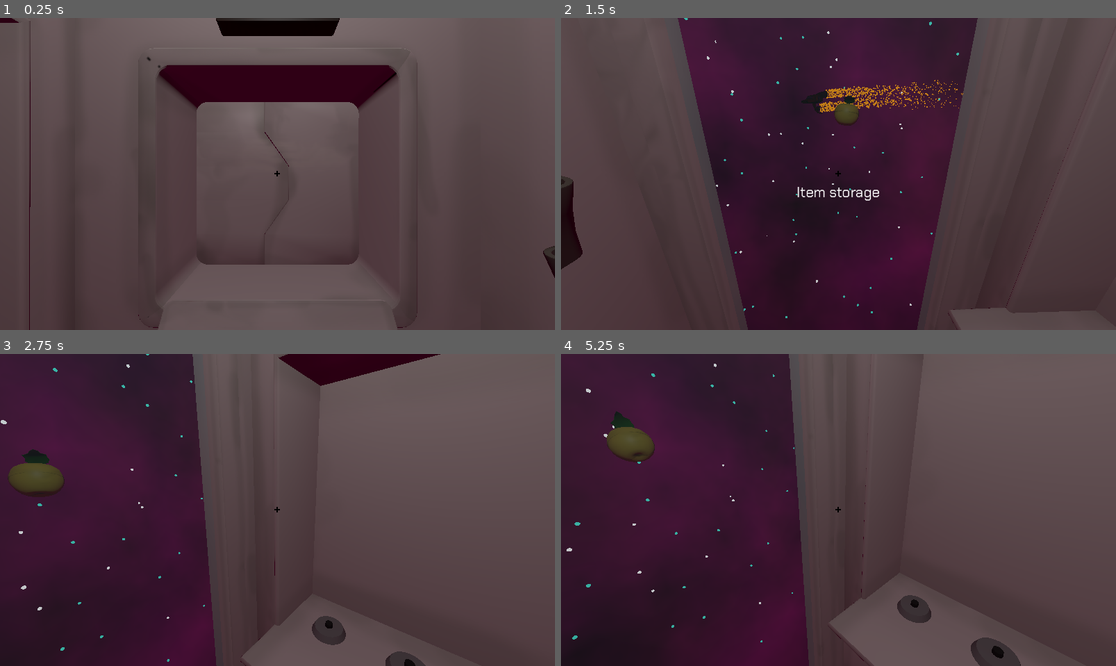
Above: before the commit, frames 1-4 (two rows, left to right).
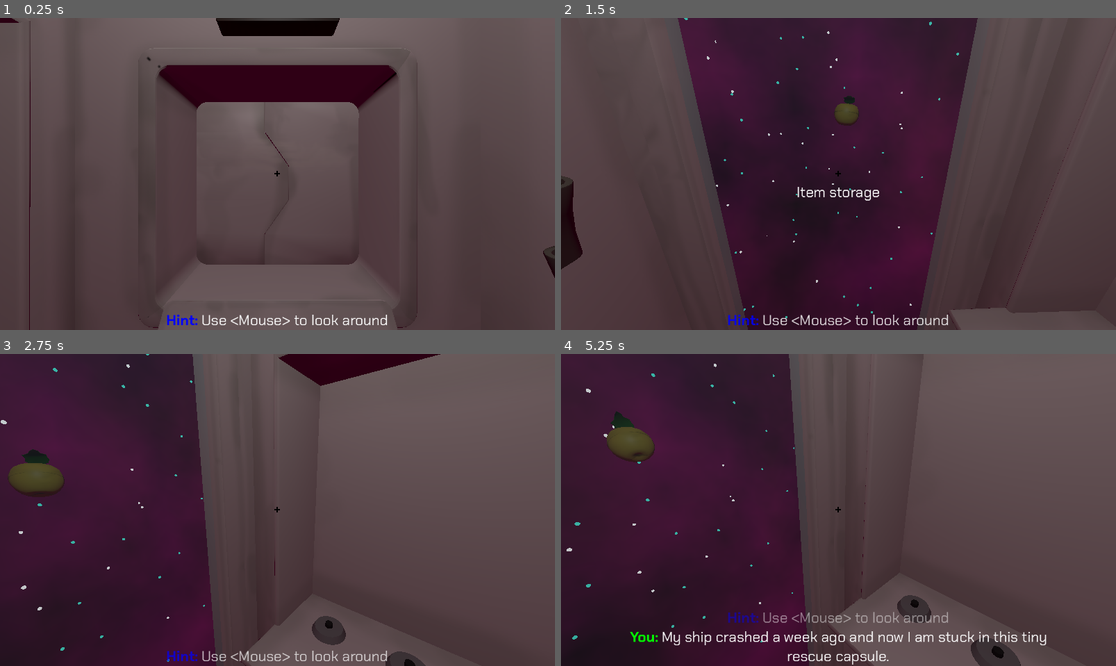
Above: after the commit, the same moments.

Repository: kettle-game-studio/unlimited-space-shawarma
Game: Godot game, scene res://assets/scenes/main_scene.tscn
Same seed, same stepped clock (60 frames per second), same inputs: the game is played once before the commit and once after it. Sound files missing from this copy of the repository are replaced by a short silence.
Inputs (mouse positions are in pixels of both pictures, inside the frame that each line leads up to):
- Up to frame 1 (0.25 s): no input
- Up to frame 2 (1.5 s): tap Enter at 0.5 s; move the mouse to (960, 158) at 0.52 s; click (960, 158) at 0.6 s; tap Space (Eat) at 1.25, 1.35 s; move the mouse to (810, 174) at 1.27 s
- Up to frame 3 (2.75 s): move the mouse to (288, 503) at 2.02 s; click (288, 503) at 2.1 s
- Up to frame 4 (5.25 s): move the mouse to (832, 516) at 2.77 s; tap Space (Eat) at 2.85, 4.35 s; move the mouse to (877, 513) at 3.52 s; click (877, 513) at 3.6 s; tap Enter at 4.25 s; move the mouse to (794, 506) at 4.27 s; move the mouse to (844, 510) at 5.02 s; click (844, 510) at 5.1 s

The runs differ from the first frame. In frame 1, 0.5% of the frame differs, in the area x 30-70%, y 36-99%; in frame 2, 1.1%; in frame 3, 0.5%; in frame 4, 1.6%, in the area x 12-88%, y 82-100%.

Commit message:
Add all steps for the sandbox phase

Diff:
--- a/assets/recipes/encounters/enc_sandbox_6.tres
+++ b/assets/recipes/encounters/enc_sandbox_6.tres
@@ -1,17 +1,17 @@
 [gd_resource type="Resource" script_class="Encounter" load_steps=6 format=3 uid="uid://vtmkgtkiwkq1"]
 
-[ext_resource type="Resource" uid="uid://bv1abn5cwwgtx" path="res://assets/prefabs/items/data/juice.tres" id="1_guwuy"]
+[ext_resource type="Resource" uid="uid://cn6v1534340qn" path="res://assets/prefabs/items/data/shawarma_vegetable.tres" id="1_cv1nk"]
 [ext_resource type="Resource" uid="uid://xgmrhlbky15i" path="res://assets/prefabs/items/data/multivegetable_tree.tres" id="2_h21tb"]
 [ext_resource type="Script" path="res://assets/scripts/recipe.gd" id="3_oxshx"]
 [ext_resource type="Script" path="res://assets/scripts/encounter.gd" id="4_ago4a"]
 
-[sub_resource type="Resource" id="Resource_8qdj0"]
+[sub_resource type="Resource" id="Resource_qaal6"]
 script = ExtResource("3_oxshx")
-input = Array[Resource("res://assets/scripts/item_data.gd")]([ExtResource("1_guwuy")])
+input = Array[Resource("res://assets/scripts/item_data.gd")]([ExtResource("1_cv1nk")])
 output = Array[Resource("res://assets/scripts/item_data.gd")]([ExtResource("2_h21tb")])
 
 [resource]
 script = ExtResource("4_ago4a")
-recipes = Array[ExtResource("3_oxshx")]([SubResource("Resource_8qdj0")])
-alien_says = "Hey wow! Nice cell you have here! Hope you find your savior soon, i would like to order a bottle of juice. I will pay with this multivegetabe sapling"
+recipes = Array[ExtResource("3_oxshx")]([SubResource("Resource_qaal6")])
+alien_says = "Nice place you have here! I propese opening a shawarma restaruant. By the way, I can help you grow: I will give give you a mulitivegetable sapling in exchange for a vegetable shawarma. "
 player_says = ""
--- a/assets/scripts/story.gd
+++ b/assets/scripts/story.gd
@@ -12,10 +12,10 @@
 	story_routine()
 
 func story_routine():
-	# await part_1()
-	# await part_2()
-	# await part_3()
-	part_4()
+	await part_1()
+	await part_2()
+	await part_3()
+	await part_4()
 
 # Eating our first apple
 func part_1():
@@ -77,18 +77,18 @@
 # sandboxing
 func part_4():
 	while sandbox_encounters.size() != 0:
-		# sandbox_encounte_idx = sandbox_encounte_idx % sandbox_encounters.size()
-		# # await get_tree().create_timer(10.0).timeout
-		# await play_encounter(sandbox_encounters[sandbox_encounte_idx])
-		# await wait_for_ship_fly_away()
-		#
-		# if trading_machine.last_encounter_result:
-		# 	sandbox_encounters.remove_at(sandbox_encounte_idx)
-		# 	print("sandbox_encounters.size() = ", sandbox_encounters.size())
-		# else:
-		# 	sandbox_encounte_idx += 1
+		sandbox_encounte_idx = sandbox_encounte_idx % sandbox_encounters.size()
+		# await get_tree().create_timer(10.0).timeout
+		await play_encounter(sandbox_encounters[sandbox_encounte_idx])
+		await wait_for_ship_fly_away()
 
-		# await get_tree().create_timer(10.0).timeout
+		if trading_machine.last_encounter_result:
+			sandbox_encounters.remove_at(sandbox_encounte_idx)
+			print("sandbox_encounters.size() = ", sandbox_encounters.size())
+		else:
+			sandbox_encounte_idx += 1
+
+		await get_tree().create_timer(10.0).timeout
 		await play_encounter(sandbox_random_encounters.pick_random())
 		await wait_for_ship_fly_away()
 
Not shown, added: assets/Room/Sawarma.glb.import
Binary file added: assets/Room/Sawarma_ShawarmaColor.png
Not shown, added: assets/Room/Sawarma_ShawarmaColor.png.import
